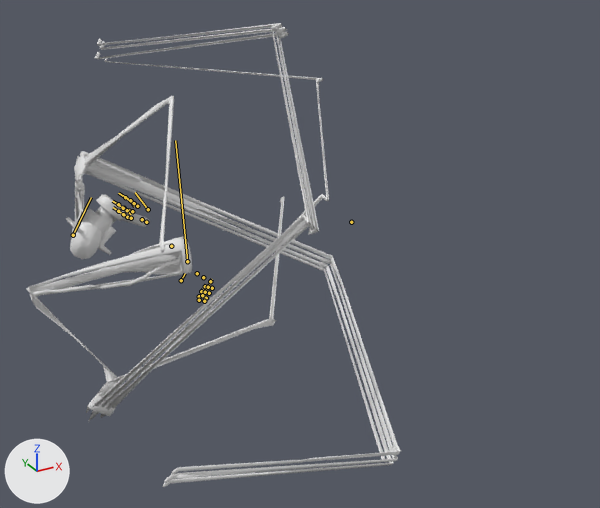
Before and after pictures for a commit that changed the FBX model Badass_Upgrade/UNITY/Assets/Models/GrupoA/Player/weapon1.fbx.
Before and after are seen from a camera (50 mm lens) standing at (-0.0594, -0.1864, 0.0757) and looking at (0.0326, -0.0192, -0.0079). Lighting does not change. The marker at lower left points along +X, +Y and +Z. Both versions are drawn at frame 226 of the action 'Default Take'; the numbers are the values there. The bones that bend it are drawn over the model as lines. Materials are left out; every surface is plain grey.

In view in the first picture: 'Cube_005', 'Gun', 'RArm'.
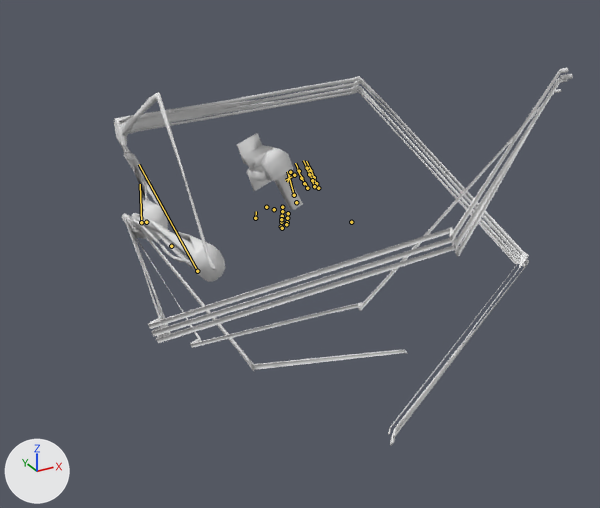
What differs and where, as boxes (x1, y1, x2, y2) in the pictures (600 x 508 px):
'RArm', posed (49% wider, 24% shorter)
    before: (26, 23, 329, 422)
    after: (122, 68, 573, 371)
'Cube_005', posed (25% wider)
    before: (70, 96, 401, 487)
    after: (114, 76, 529, 446)
'Gun', posed (21% narrower, 28% taller)
    before: (66, 195, 150, 255)
    after: (237, 133, 303, 210)
bone 'Bone', root to tip
    before: (142, 219) to (142, 219)
    after: (296, 202) to (296, 202)
bone 'Bone_0', root to tip
    before: (187, 261) to (175, 140)
    after: (197, 271) to (139, 164)
bone 'Bone_001', root to tip
    before: (148, 209) to (135, 192)
    after: (294, 195) to (287, 171)
bone 'Bone_1', root to tip
    before: (73, 235) to (91, 197)
    after: (141, 222) to (140, 184)
bone 'Bone_2', root to tip
    before: (181, 280) to (185, 273)
    after: (255, 218) to (256, 211)
bone 'Bone_5', root to tip
    before: (210, 281) to (212, 279)
    after: (282, 207) to (283, 204)
bone 'Bone_6', root to tip
    before: (212, 288) to (213, 286)
    after: (288, 213) to (288, 211)
bone 'Bone_8', root to tip
    before: (208, 287) to (209, 284)
    after: (282, 211) to (282, 209)
bone 'Bone_9', root to tip
    before: (209, 293) to (210, 291)
    after: (287, 218) to (287, 216)
bone 'Bone_11', root to tip
    before: (205, 292) to (206, 289)
    after: (282, 216) to (282, 213)
bone 'Bone_12', root to tip
    before: (206, 298) to (207, 296)
    after: (287, 222) to (287, 220)
bone 'Bone_14', root to tip
    before: (202, 295) to (201, 297)
    after: (281, 219) to (281, 221)
bone 'Bone_15', root to tip
    before: (204, 301) to (205, 299)
    after: (286, 224) to (286, 223)

The change in detail:
Bone 'Bone' (bone_bone) moves from (-2.052, 4.438, -2.168) to (0.083, 2.44, 0.922).
Bone 'Bone' (bone_bone) turns from (90, 17, 69) to (7, 8, 17) degrees about its own x, y and z.
Bone 'Bone_0' (bone_bone_0) moves from (0.0, 0.0, 0.991) to (0.0, 0.0, 1.573).
Bone 'Bone_0' (bone_bone_0) turns from (64, 84, 68) to (3, 8, 24) degrees about its own x, y and z.
Bone 'Bone_001' (bone_bone_001) turns from (-43, 13, -4) to (-9, -2, -4) degrees about its own x, y and z.
Bone 'Bone_1' (bone_bone_1) moves from (-1.817, 0.0, 0.016) to (-0.118, 0.0, -0.027).
Bone 'Bone_1' (bone_bone_1) turns from (-1, -14, -31) to (0, -16, -2) degrees about its own x, y and z.
Bone 'Bone_2' (bone_bone_2) turns from (20, 6, 4) to (27, 8, 6) degrees about its own x, y and z.
Bone 'Bone_5' (bone_bone_5) moves from (0.0, 0.0, 0.0) to (0.001, 0.0, 0.002).
Bone 'Bone_5' (bone_bone_5) turns from (0, -90, 0) to (7, -78, -6) degrees about its own x, y and z.
Bone 'Bone_6' (bone_bone_6) turns from (0, -83, 0) to (2, -79, -2) degrees about its own x, y and z.
Bone 'Bone_8' (bone_bone_8) turns from (0, -90, 0) to (7, -78, -6) degrees about its own x, y and z.
Bone 'Bone_9' (bone_bone_9) turns from (0, -83, 0) to (2, -79, -2) degrees about its own x, y and z.
Bone 'Bone_11' (bone_bone_11) moves from (0.0, 0.0, 0.0) to (-0.001, 0.0, -0.001).
Bone 'Bone_11' (bone_bone_11) turns from (0, -90, 0) to (7, -78, -6) degrees about its own x, y and z.
Bone 'Bone_12' (bone_bone_12) turns from (0, -83, 0) to (2, -79, -2) degrees about its own x, y and z.
Bone 'Bone_14' (bone_bone_14) moves from (0.001, 0.0, 0.001) to (0.0, 0.0, 0.003).
Bone 'Bone_14' (bone_bone_14) turns from (0, 90, 0) to (7, 78, 6) degrees about its own x, y and z.
Bone 'Bone_15' (bone_bone_15) moves from (0.013, 0.0, -0.015) to (0.014, 0.0, -0.012).
Bone 'Bone_15' (bone_bone_15) turns from (0, -83, 0) to (6, -78, -6) degrees about its own x, y and z.
